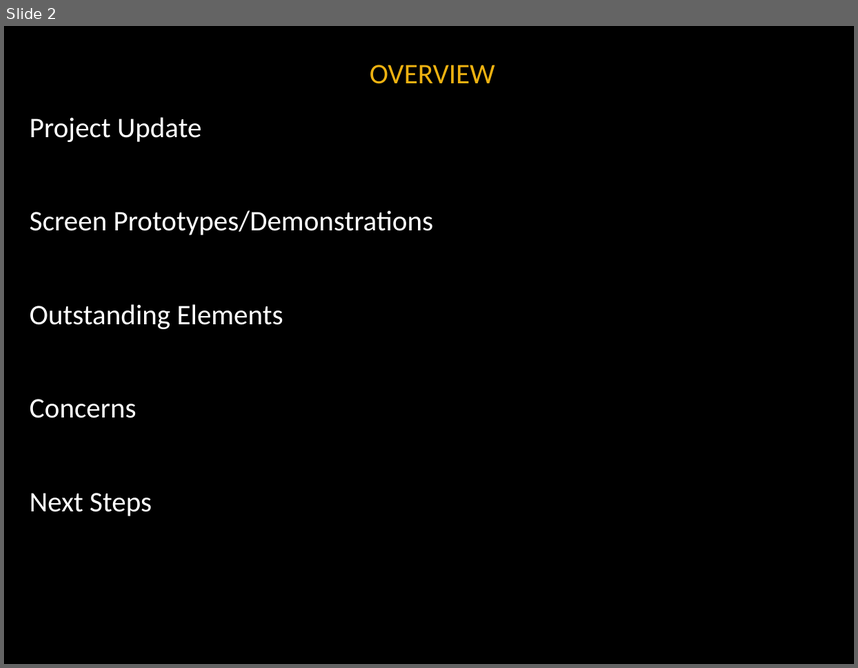
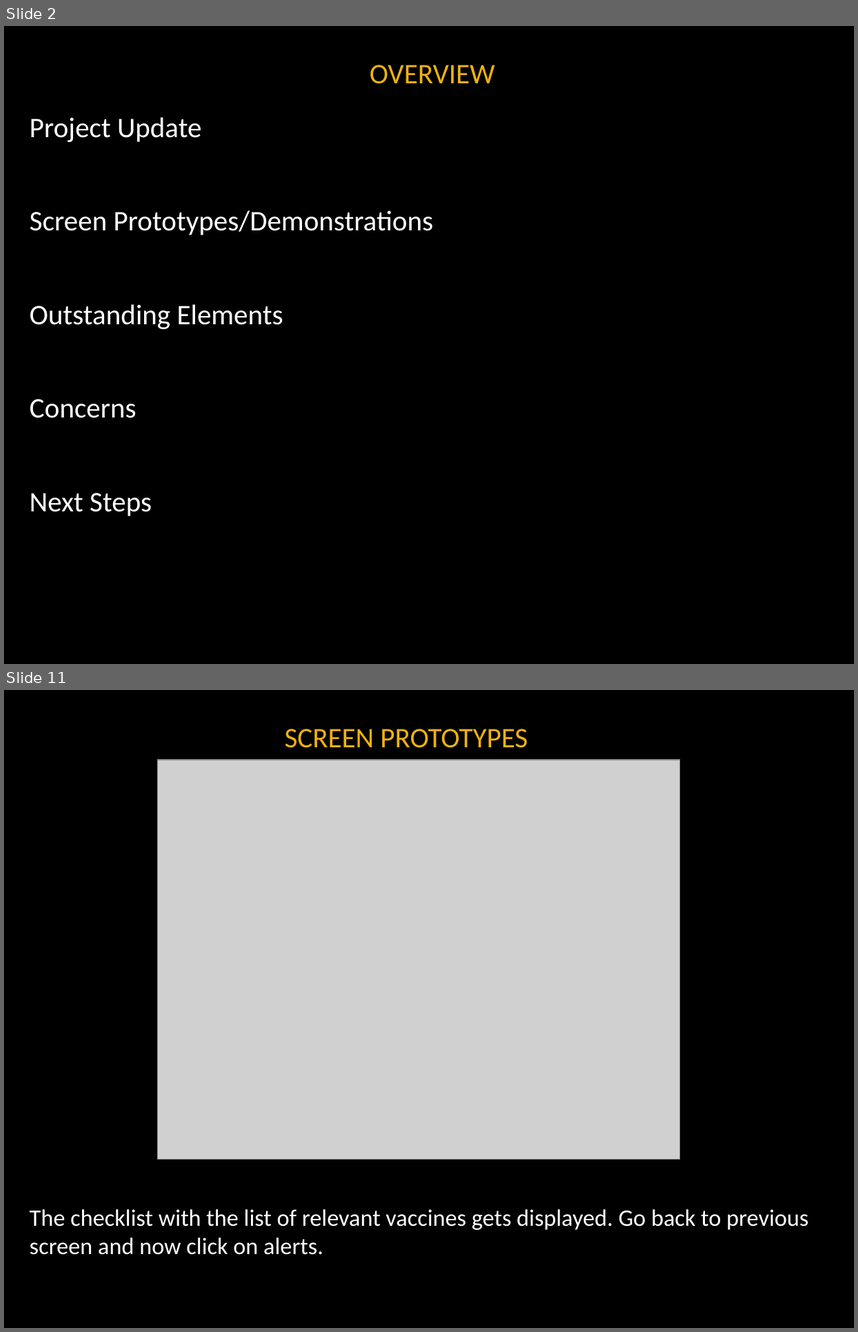
Before and after one commit to noanadler/RockStars, a slide deck: Deliverable3/Presentation/Rock_Stars_Presentation.pptx. Shown one above the other, each under a label of ours: slide 2 before the commit, slides 2 and 11 after it; the slides between them are not shown. The pictures are 858x668 and 858x1332 pixels, drawn with LibreOffice and Linux fonts; fonts in the diff are those of the drawing; grey boxes stand for pictures; background and template pictures are left out. Boxes give left, top, right and bottom in pixels: in the first picture for what was removed or moved away, otherwise in the second. Text is boxed around its words. In the diff, an @@ line names an element or a change of style, - is before the commit and + after.

```diff
--- a/Deliverable3/Presentation/Rock_Stars_Presentation.pptx
+++ b/Deliverable3/Presentation/Rock_Stars_Presentation.pptx
@@ slide 11 added at <box>4,690,854,1328</box>, background #000000 @@
@@ title added at <box>285,729,528,748</box>, 24 pt, text #EEB211 @@
+SCREEN PROTOTYPES
@@ picture added at <box>158,760,681,1159</box> @@
@@ text added at <box>30,1209,809,1254</box>, 20 pt, text #FFFFFF @@
+The checklist with the list of relevant vaccines gets displayed. Go back to previous screen and now click on alerts.
```
Also in this commit, not shown: 8 slides changed, 7 other slides added, 4 slides removed.
